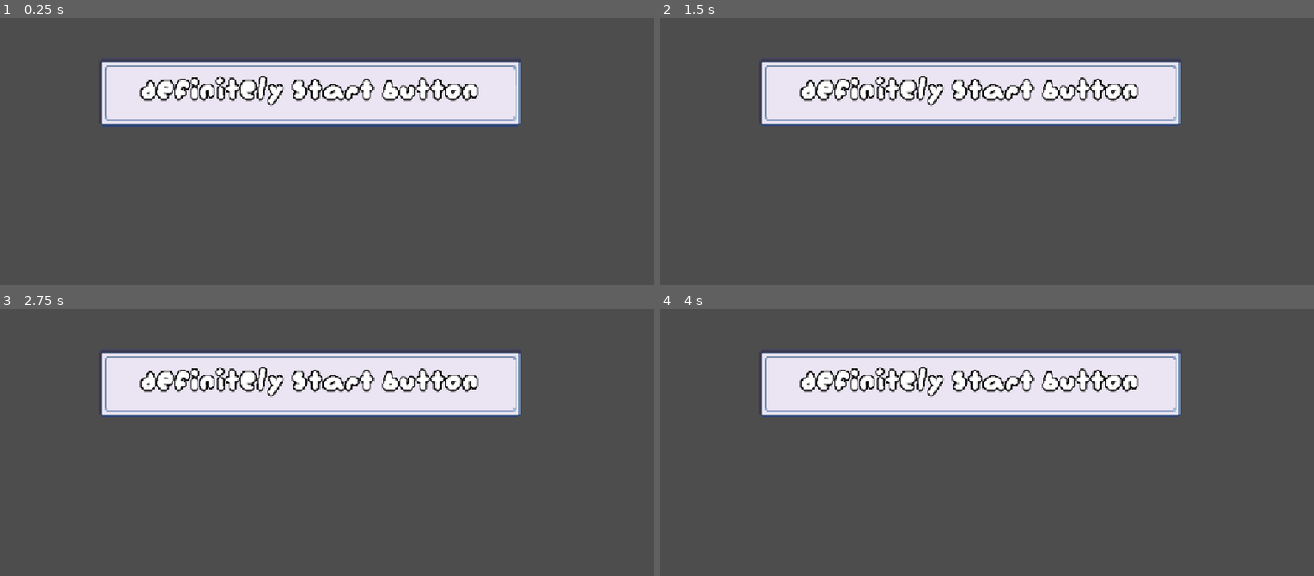
Above: before the commit, frames 1-4 (two rows, left to right).
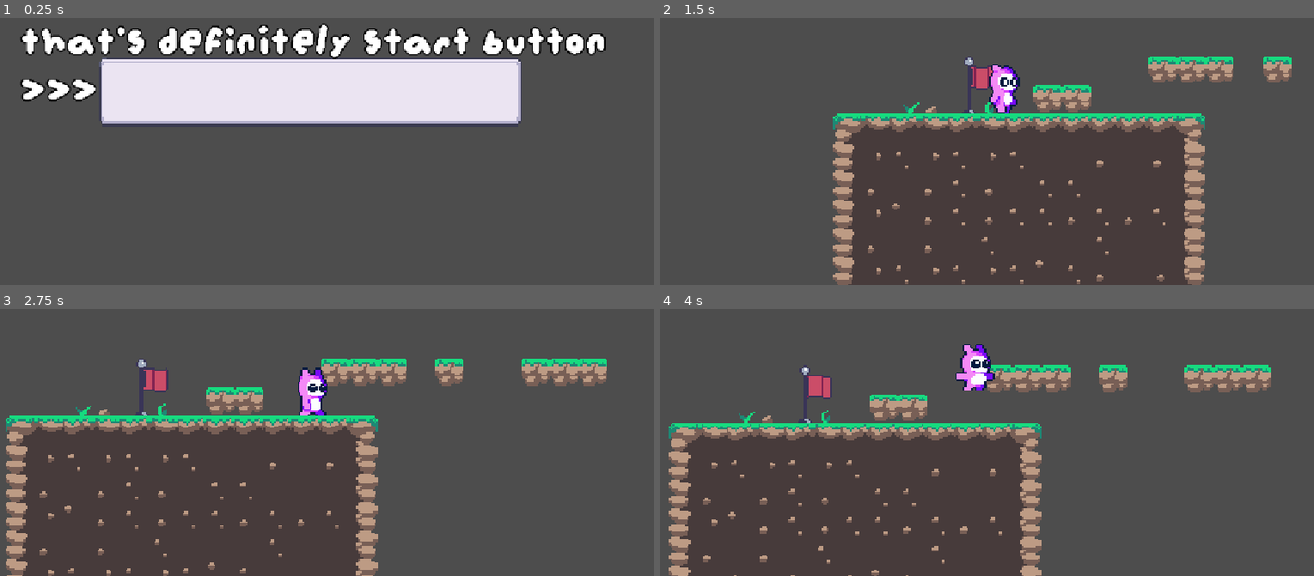
Above: after the commit, the same moments.

Repository: kocio07/Brackeys-game-jam
Game: Godot game, scene res://sceny/menu.tscn
Two runs of this game, one before a commit and one after it. Both use one fixed random seed, a clock stepped at 60 frames per second and the inputs below.
Inputs (mouse positions are in pixels of both pictures, inside the frame that each line leads up to):
- Up to frame 1 (0.25 s): no input
- Up to frame 2 (1.5 s): click (967, 92) at 0.5 s; hold D (right) from 1.28 s (still down)
- Up to frame 3 (2.75 s): keep holding D (right); tap Space (jump) at 1.52, 2.27 s
- Up to frame 4 (4 s): release D (right) at 2.78 s; hold A (left) 2.78-3.53 s; hold D (right) from 3.53 s (still down); tap Space (jump) at 3.77 s

The runs differ from the first frame. In frame 1, 12% of the frame differs, in the area x 3-93%, y 1-41%; in frame 2, 21%; in frame 3, 23%; in frame 4, 23%, in the area x 1-94%, y 13-100%.

Commit message:
added working buttons with animations

Diff:
--- a/nowy-projekt-gry/sceny/menu.tscn
+++ b/nowy-projekt-gry/sceny/menu.tscn
@@ -1,27 +1,35 @@
 [gd_scene format=3 uid="uid://dnebet0hm1n32"]
 
+[ext_resource type="Texture2D" uid="uid://2lqtdjtqukvr" path="res://assets/Modern_UI_Style_2_32x32.png" id="1_qxeev"]
 [ext_resource type="Texture2D" uid="uid://diviy8wtoniqa" path="res://assets/Modern_UI_Style_2_48x48.png" id="1_yk7ch"]
 [ext_resource type="FontFile" uid="uid://bcrp3l0uldjoy" path="res://assets/augiepixel.ttf" id="2_yk7ch"]
+[ext_resource type="Script" uid="uid://bfj3g866vstba" path="res://skrypty/button.gd" id="3_cnv3x"]
 
 [sub_resource type="StyleBoxTexture" id="StyleBoxTexture_k7ey5"]
 texture = ExtResource("1_yk7ch")
 texture_margin_left = 20.0
 texture_margin_top = 20.0
 texture_margin_right = 20.0
+region_rect = Rect2(180.09166, 704.9584, 71.94348, 74.977295)
+
+[sub_resource type="StyleBoxTexture" id="StyleBoxTexture_yk7ch"]
+texture = ExtResource("1_qxeev")
+texture_margin_left = 20.0
+texture_margin_top = 20.0
+texture_margin_right = 20.0
 texture_margin_bottom = 20.0
-region_rect = Rect2(23.885666, -0.0014915466, 96.14085, 96.01877)
+region_rect = Rect2(121.92591, 570.05133, 44.172813, 45.94397)
 
 [sub_resource type="StyleBoxTexture" id="StyleBoxTexture_cnv3x"]
 texture = ExtResource("1_yk7ch")
 texture_margin_left = 20.0
 texture_margin_top = 20.0
 texture_margin_right = 20.0
-texture_margin_bottom = 20.0
-region_rect = Rect2(32.931976, 125.91524, 78.112076, 81.120514)
+region_rect = Rect2(35.94958, 704.99603, 72.04991, 74.98981)
 
 [sub_resource type="LabelSettings" id="LabelSettings_f6xyr"]
 font = ExtResource("2_yk7ch")
-font_size = 60
+font_size = 80
 outline_size = 10
 outline_color = Color(0.012617188, 0.012617188, 0.012617188, 1)
 
@@ -47,7 +55,9 @@
 grow_horizontal = 2
 grow_vertical = 2
 theme_override_styles/normal = SubResource("StyleBoxTexture_k7ey5")
+theme_override_styles/pressed = SubResource("StyleBoxTexture_yk7ch")
 theme_override_styles/hover = SubResource("StyleBoxTexture_cnv3x")
+script = ExtResource("3_cnv3x")
 
 [node name="Label" type="Label" parent="." unique_id=85093269]
 layout_mode = 1
@@ -56,11 +66,14 @@
 anchor_top = 0.5
 anchor_right = 0.5
 anchor_bottom = 0.5
-offset_left = -282.5
-offset_top = -29.0
-offset_right = 282.5
-offset_bottom = 29.0
+offset_left = -483.0
+offset_top = -119.0
+offset_right = 518.0
+offset_bottom = 40.0
 grow_horizontal = 2
 grow_vertical = 2
-text = "Definitely start button"
+text = "that's definitely start button
+>>>"
 label_settings = SubResource("LabelSettings_f6xyr")
+
+[connection signal="pressed" from="Button" to="Button" method="_on_pressed"]
--- /dev/null
+++ b/nowy-projekt-gry/skrypty/button.gd
@@ -0,0 +1,7 @@
+extends Button
+
+
+
+
+func _on_pressed() -> void:
+	get_tree().change_scene_to_file("res://sceny/main.tscn")
Not shown, added: nowy-projekt-gry/skrypty/button.gd.uid
